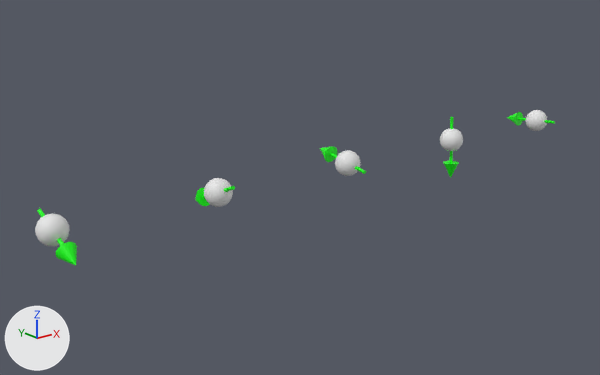
A saved change to the Blender file Blender/spins1D.blend.
One viewpoint serves both versions: a camera (50 mm lens) standing at (-26.9, -69.7, 26.3) and looking at (31.8, 3.7, -3.1). Lighting does not change. The marker at lower left points along +X, +Y and +Z.

The older version as bpy lines, for what is in view:
```python
ob_cylinder_001 = bpy.data.objects.new('Cylinder.001', me_cylinder_179)
ob_cylinder_001.location = (18.0, 0.0, 0.0)
ob_cylinder_001.rotation_euler = (-0.404, 0.0, 0.0)  # degrees (-23, 0, 0)
ob_cylinder_001.scale = (1.0, 1.5, 1.0)
ob_cylinder_002 = bpy.data.objects.new('Cylinder.002', me_cylinder_180)
ob_cylinder_002.location = (36.0, 0.0, 0.0)
ob_cylinder_002.rotation_euler = (0.149, 0.0, 0.0)  # degrees (8.5, 0, 0)
ob_cylinder_002.scale = (1.0, 1.5, 1.0)
ob_cylinder_003 = bpy.data.objects.new('Cylinder.003', me_cylinder_181)
ob_cylinder_003.location = (54.0, 0.0, 0.0)
ob_cylinder_003.rotation_euler = (-1.617, 0.0, 0.0)  # degrees (-93, 0, 0)
ob_cylinder_003.scale = (1.0, 1.5, 1.0)
ob_cylinder_004 = bpy.data.objects.new('Cylinder.004', me_cylinder_182)
ob_cylinder_004.location = (72.0, 0.0, 0.0)
ob_cylinder_004.rotation_euler = (-0.0895, 0.0, 0.0)  # degrees (-5.1, 0, 0)
ob_cylinder_004.scale = (1.0, 1.5, 1.0)
ob_cylinder_178 = bpy.data.objects.new('Cylinder.178', me_cylinder_178)
ob_cylinder_178.location = (0.0, 0.0, 0.0)
ob_cylinder_178.rotation_euler = (3.534, 0.0, 0.0)  # degrees (202, 0, 0)
ob_cylinder_178.scale = (1.0, 1.5, 1.0)
ob_sphere_003 = bpy.data.objects.new('Sphere.003', me_sphere_178)
ob_sphere_003.location = (54.0, 0.0, 0.0)
# also in view: 'Sphere.001' at (18.0, 0.0, 0.0); 'Sphere' at (0.0, 0.0, 0.0); 'Sphere.002' at (36.0, 0.0, 0.0)
```
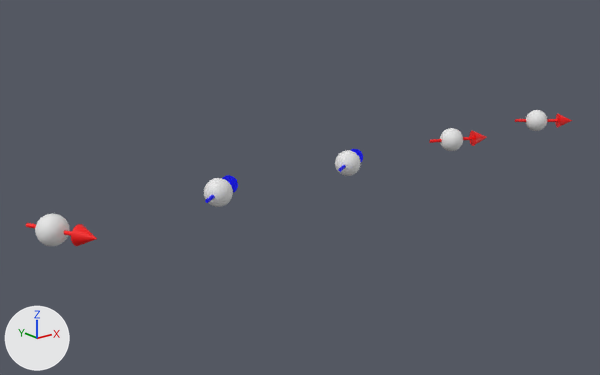
Where the change shows, as pixel boxes (x1, y1, x2, y2) in the pictures (600 x 375 px):
'Cylinder.178', recoloured, turned
    before: (37, 209, 77, 265)
    after: (26, 223, 97, 246)
'Cylinder.003', recoloured, turned
    before: (443, 117, 459, 178)
    after: (429, 131, 487, 146)
'Cylinder.001', recoloured, turned
    before: (195, 186, 235, 206)
    after: (205, 175, 238, 203)
'Cylinder.002', recoloured, turned
    before: (320, 146, 366, 174)
    after: (338, 149, 363, 172)
'Cylinder.004', recoloured, turned
    before: (507, 112, 555, 126)
    after: (515, 114, 572, 128)

The edits, one by one:
Material 'Spin color 0' (mat_spin_color_0) changes colour from green #00ff00 to red #ff0000; in linear values from (0.0, 1.0, 0.0) to (1.0, 0.0, 0.0).
Material 'Spin color 1' (mat_spin_color_1) changes colour from green #00ff00 to blue #0000ff; in linear values from (0.0, 1.0, 0.0) to (0.0, 0.0, 1.0).
Material 'Spin color 2' (mat_spin_color_2) changes colour from green #00ff00 to blue #0000ff; in linear values from (0.0, 1.0, 0.0) to (0.0, 0.0, 1.0).
Material 'Spin color 3' (mat_spin_color_3) changes colour from green #00ff00 to red #ff0000; in linear values from (0.0, 1.0, 0.0) to (1.0, 0.0, 0.0).
Material 'Spin color 4' (mat_spin_color_4) changes colour from green #00ff00 to red #ff0000; in linear values from (0.0, 1.0, 0.0) to (1.0, 0.0, 0.0).
Object 'Cylinder.178' (ob_cylinder_178) turns from (202, 0, 0) to (0, 0, 205) degrees about x, y and z.
Object 'Cylinder.001' (ob_cylinder_001) turns from (-23, 0, 0) to (0, 0, 304) degrees about x, y and z.
Object 'Cylinder.002' (ob_cylinder_002) turns from (8.5, 0, 0) to (0, 0, 301) degrees about x, y and z.
Object 'Cylinder.003' (ob_cylinder_003) turns from (-93, 0, 0) to (0, 0, 247) degrees about x, y and z.
Object 'Cylinder.004' (ob_cylinder_004) turns from (-5.1, 0, 0) to (0, 0, 231) degrees about x, y and z.
